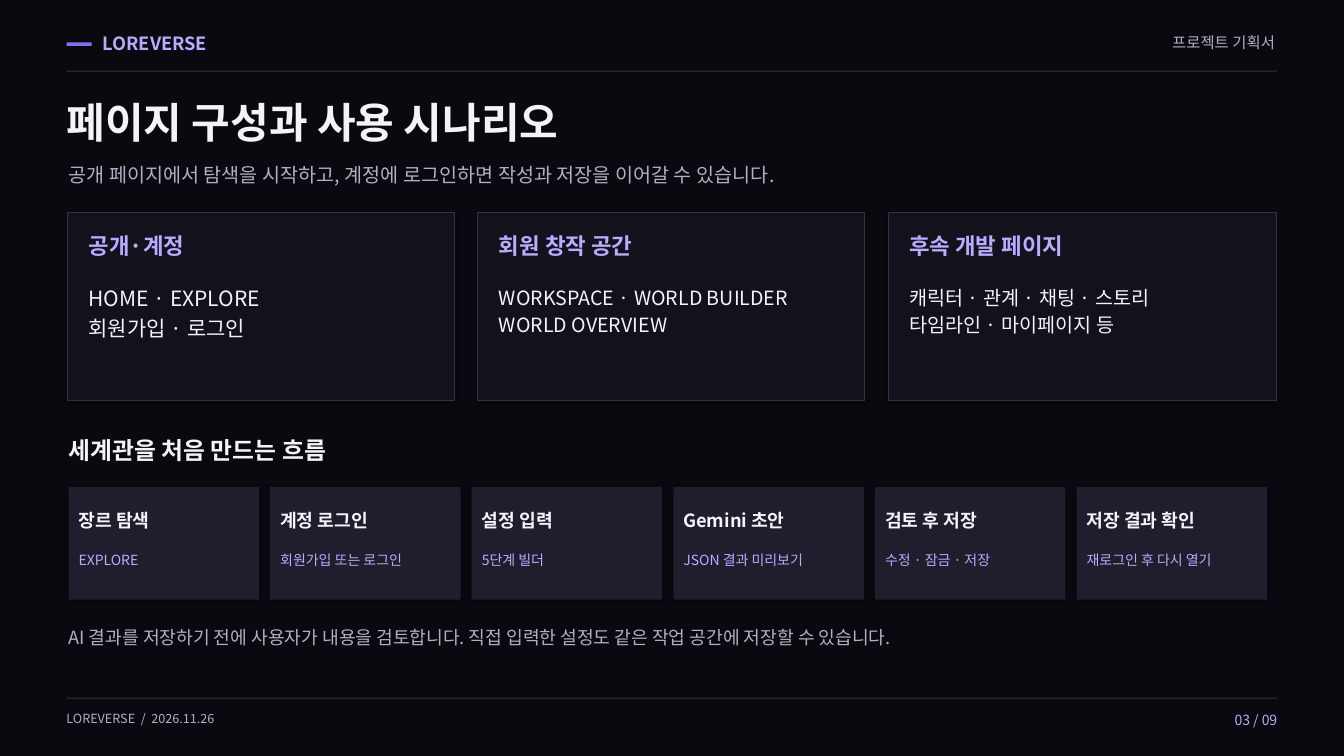
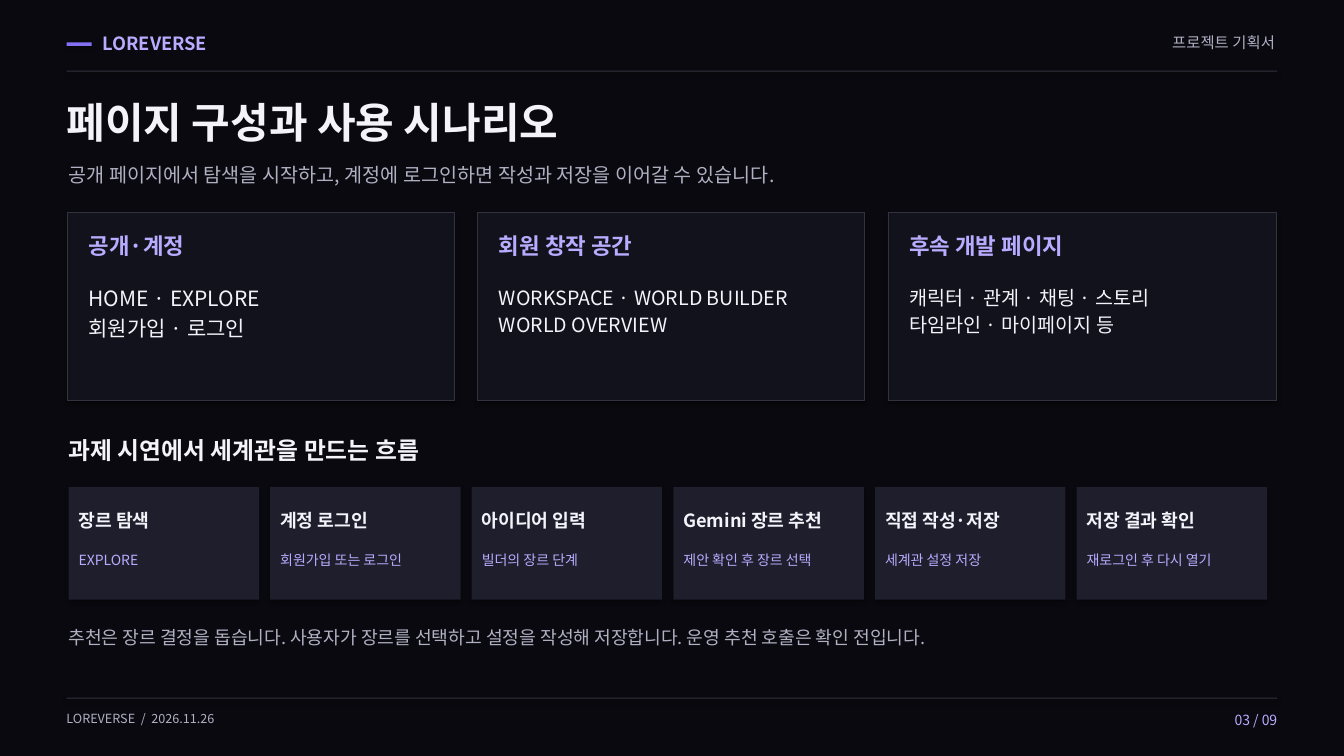
Before and after one commit to 05SUA/-, a slide deck: slide 3 of LOREVERSE/submission/LOREVERSE-project-plan.pptx. Drawn at 1344x756 pixels with LibreOffice and Linux fonts; fonts in the diff are those of the drawing. Boxes give left, top, right and bottom in pixels: in the first picture for what was removed or moved away, otherwise in the second. Text is boxed around its words. In the diff, an @@ line names an element or a change of style, - is before the commit and + after.

```diff
--- a/LOREVERSE/submission/LOREVERSE-project-plan.pptx
+++ b/LOREVERSE/submission/LOREVERSE-project-plan.pptx
@@ text at (69,439,419,461): text changed @@
-세계관을 처음 만드는 흐름
+과제 시연에서 세계관을 만드는 흐름
@@ text at (482,511,586,529): text changed @@
-설정 입력
+아이디어 입력
@@ text at (683,511,822,529): text changed @@
-Gemini 초안
+Gemini 장르 추천
@@ text at (885,511,1001,529): text changed @@
-검토 후 저장
+직접 작성·저장
@@ text at (482,553,578,566): text changed @@
-5단계 빌더
+빌더의 장르 단계
@@ text at (683,553,812,566): text changed @@
-JSON 결과 미리보기
+제안 확인 후 장르 선택
@@ text at (885,553,981,566): text changed @@
-수정 · 잠금 · 저장
+세계관 설정 저장
@@ text at (68,629,925,646): text changed @@
-AI 결과를 저장하기 전에 사용자가 내용을 검토합니다. 직접 입력한 설정도 같은 작업 공간에 저장할 수 있습니다.
+추천은 장르 결정을 돕습니다. 사용자가 장르를 선택하고 설정을 작성해 저장합니다. 운영 추천 호출은 확인 전입니다.
```
Also in this commit, not shown: 4 other slides changed, 10 other files.
